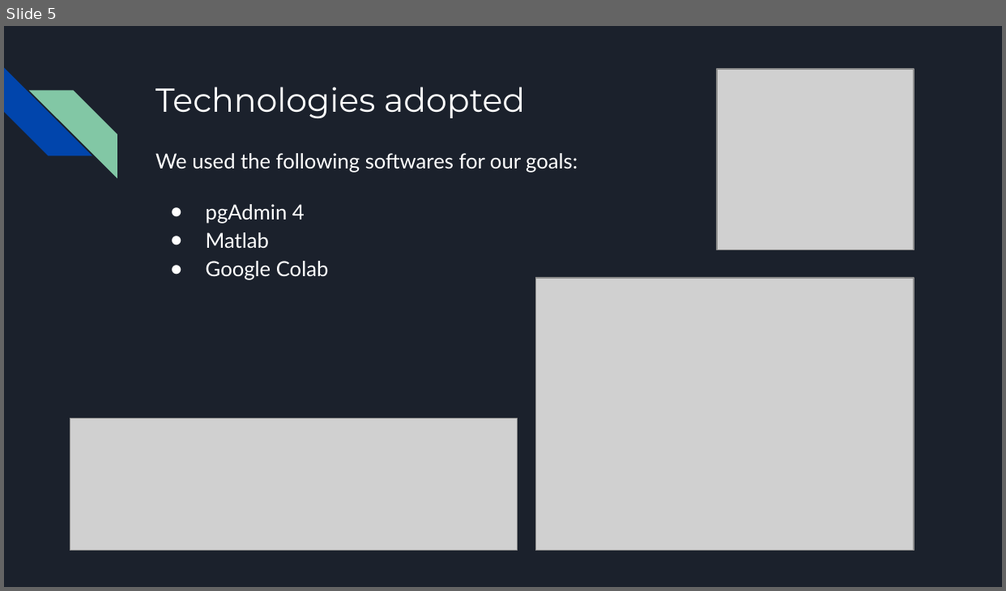
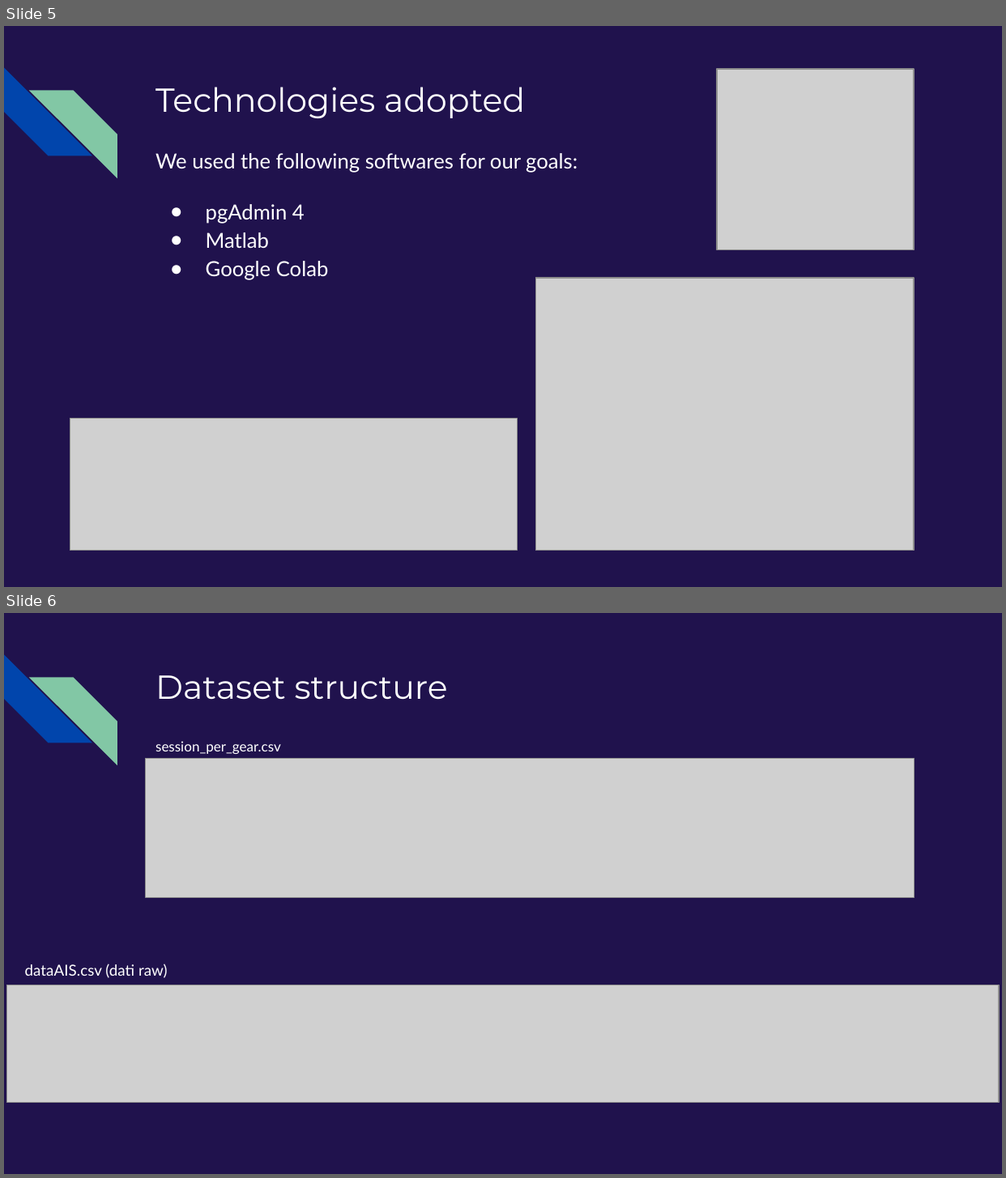
Before and after one commit to L-Medici/MTS_ResNet, a slide deck: Classification_of_Fishing_Activities_using_ResNet_Neural_Network_from_AIS_Data.pptx. Shown one above the other, each under a label of ours: slide 5 before the commit, slides 5 and 6 after it. The pictures are 1006x591 and 1006x1178 pixels, drawn with LibreOffice and Linux fonts; fonts in the diff are those of the drawing; grey boxes stand for pictures. Boxes give left, top, right and bottom in pixels: in the first picture for what was removed or moved away, otherwise in the second. Text is boxed around its words. In the diff, an @@ line names an element or a change of style, - is before the commit and + after.

```diff
--- a/Classification_of_Fishing_Activities_using_ResNet_Neural_Network_from_AIS_Data.pptx
+++ b/Classification_of_Fishing_Activities_using_ResNet_Neural_Network_from_AIS_Data.pptx
@@ slide 6 added at bbox=[4, 613, 1002, 1174], background #20124D; not listed: 2 template elements that a slide beside it also shows @@
@@ title added at bbox=[155, 675, 448, 700], 24 pt, text #FFFFFF @@
+Dataset structure
@@ text added at bbox=[155, 741, 281, 754], 10 pt, text #FFFFFF @@
+session_per_gear.csv
@@ picture added at bbox=[146, 759, 914, 897] @@
@@ text added at bbox=[25, 964, 168, 978], 11 pt, text #FFFFFF @@
+dataAIS.csv (dati raw)
@@ picture added at bbox=[7, 986, 999, 1103] @@
@@ slide 5 changed as well @@
@@ background #1B212C to #20124D @@
```
Also in this commit, not shown: 7 other slides changed, 2 other slides added, 2 slides removed.
